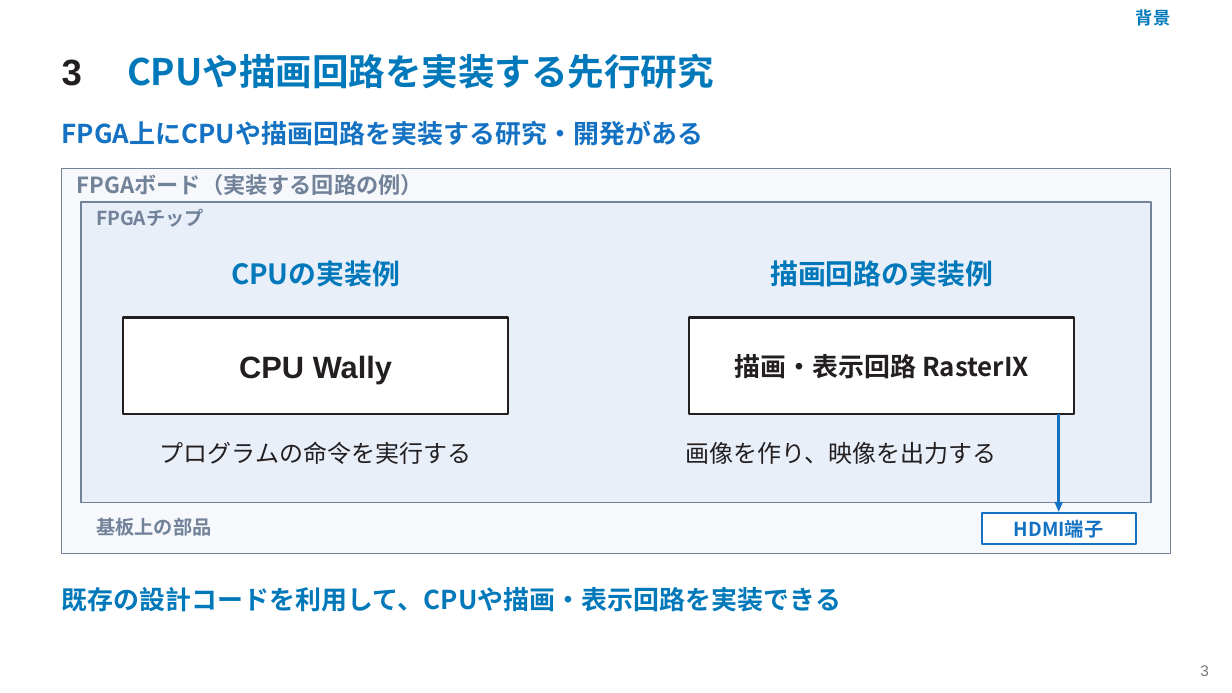
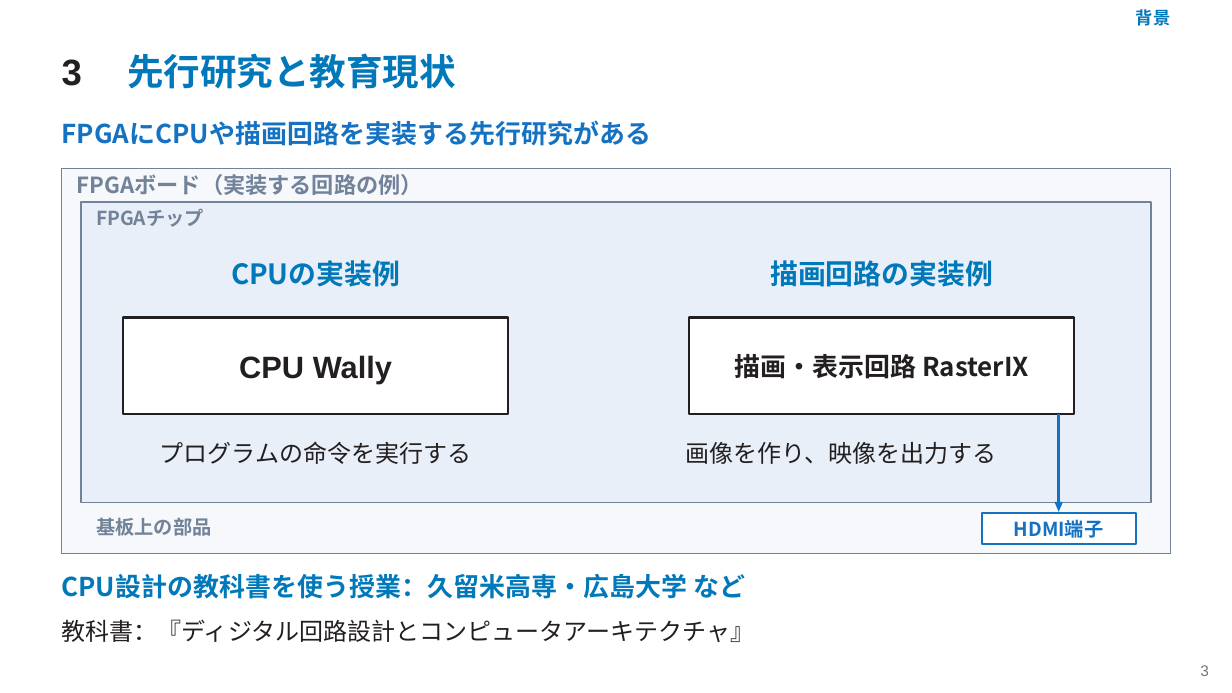
Before and after one commit to SoshiroFujimori/wally-game-console-research, a slide deck: slide 3 of docs/presentation/中間発表_主要事項.pptx. Drawn at 1232x693 pixels with LibreOffice and Linux fonts; fonts in the diff are those of the drawing. Boxes give left, top, right and bottom in pixels: in the first picture for what was removed or moved away, otherwise in the second. Text is boxed around its words. In the diff, an @@ line names an element or a change of style, - is before the commit and + after.

```diff
--- a/docs/presentation/中間発表_主要事項.pptx
+++ b/docs/presentation/中間発表_主要事項.pptx
@@ text at (127,53,456,89): text changed @@
-CPUや描画回路を実装する先行研究
+先行研究と教育現状
@@ text at (62,120,652,146): text changed @@
-FPGA上にCPUや描画回路を実装する研究・開発がある
+FPGAにCPUや描画回路を実装する先行研究がある
@@ text at (62,574,746,599): text changed @@
-既存の設計コードを利用して、CPUや描画・表示回路を実装できる
+CPU設計の教科書を使う授業：久留米高専・広島大学 など
@@ text added at (62,619,755,642), 18.8 pt, text #231F20 @@
+教科書：『ディジタル回路設計とコンピュータアーキテクチャ』
```
Also in this commit, not shown: 8 other slides changed, 19 slides removed, 39 other files.
